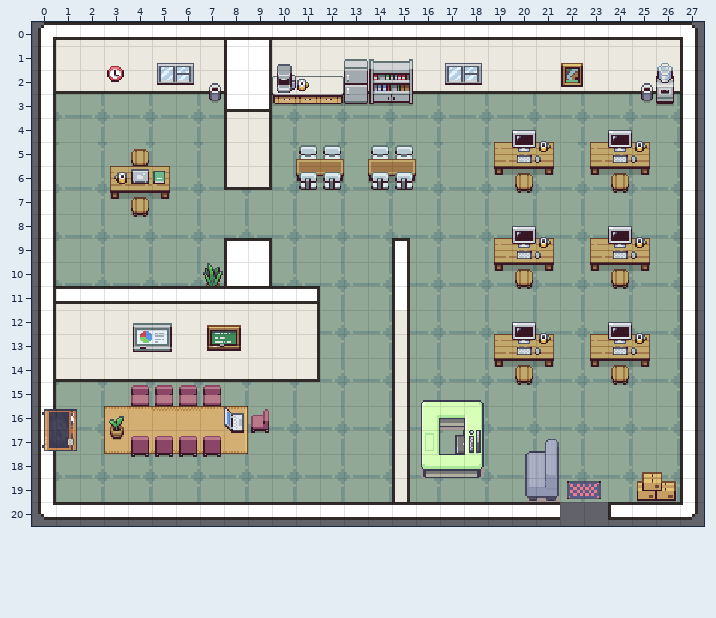
Two states of a Tiled map (JSON), src/renderer/src/assets/maps/office.tmj. The picture above is the old version.
Cells are 16x16 px. Shown: x 0..27, y 0..20.
Now the later version:
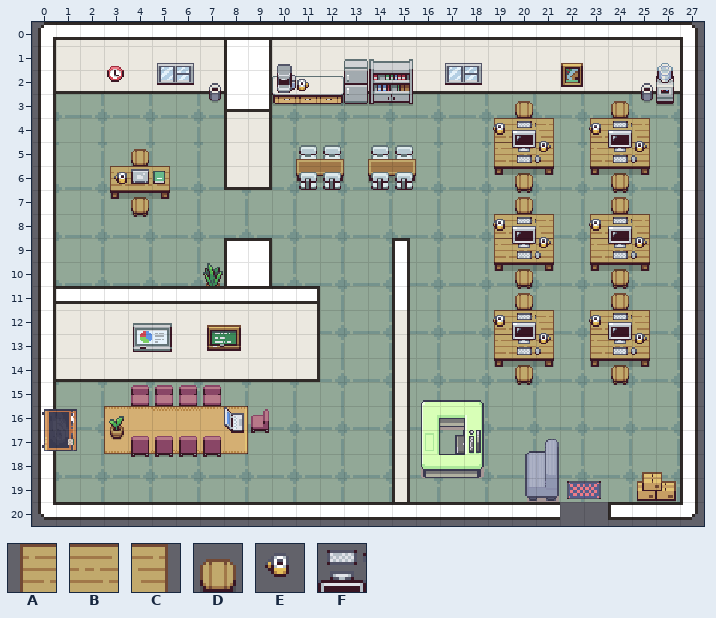
Key: from "office-tileset": A 1, B 2, C 3, D 288, E 333, F 380 flipped up-down.
_ is an empty cell.
Tiles of an added or newly shown layer are drawn over the layers below it.
Edits made:
Layer "furniture-below":
y 4: x 19..21 ___ -> ABC; x 23..25 ___ -> ABC
y 8: x 19..21 ___ -> ABC; x 23..25 ___ -> ABC
y 12: x 19..21 ___ -> ABC; x 23..25 ___ -> ABC
Layer "furniture-mid" (added):
y 3: x 20 _ -> D; x 24 _ -> D
y 4: x 19..20 __ -> EF; x 23..24 __ -> EF
y 7: x 20 _ -> D; x 24 _ -> D
y 8: x 19..20 __ -> EF; x 23..24 __ -> EF
y 11: x 20 _ -> D; x 24 _ -> D
y 12: x 19..20 __ -> EF; x 23..24 __ -> EF
Pixel boxes of the changes (left, top, right, bottom) in both pictures:
added: (493, 101, 554, 142)
added: (589, 101, 650, 142)
added: (493, 197, 554, 238)
added: (589, 197, 650, 238)
added: (493, 293, 554, 334)
added: (589, 293, 650, 334)
